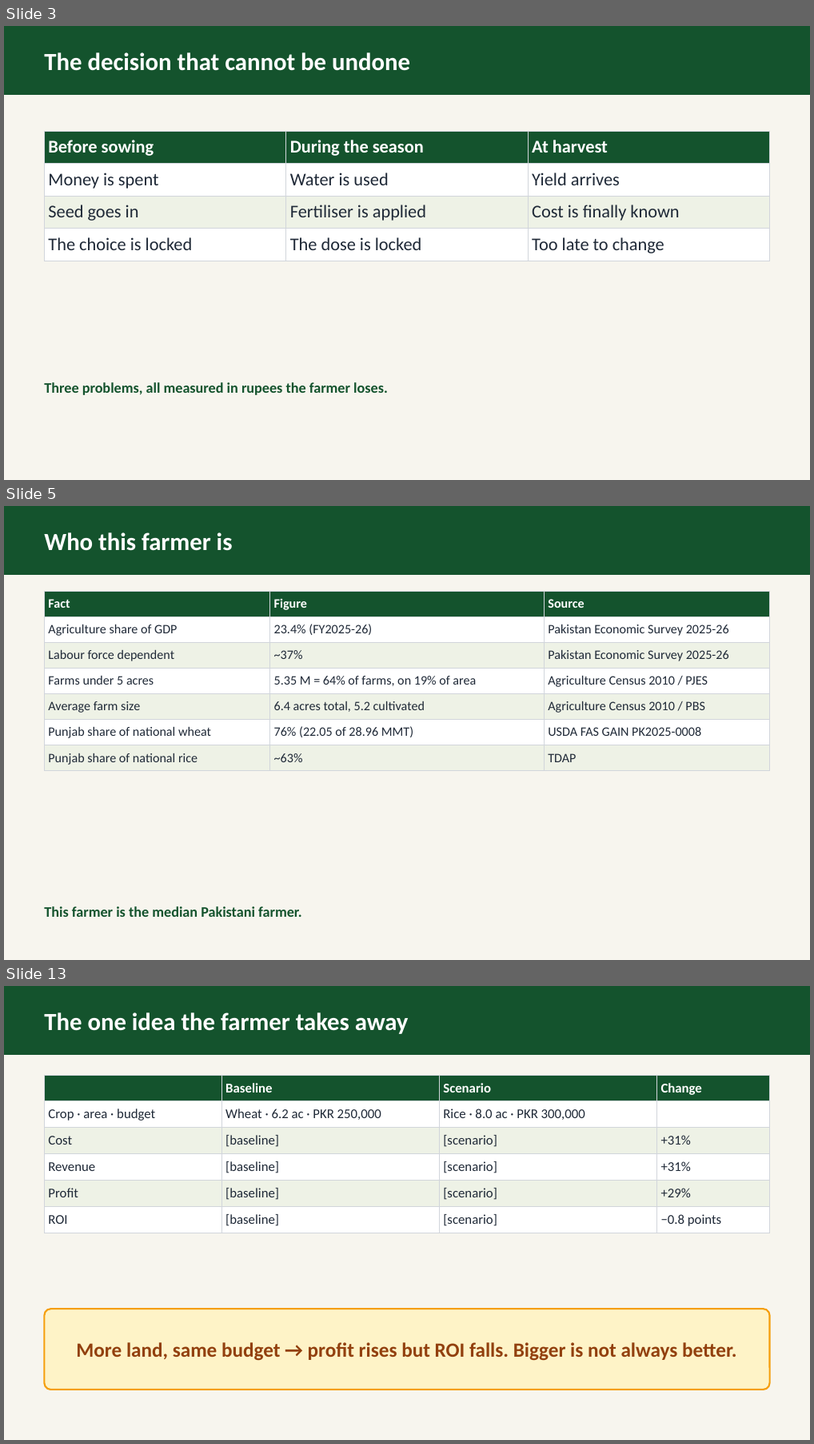
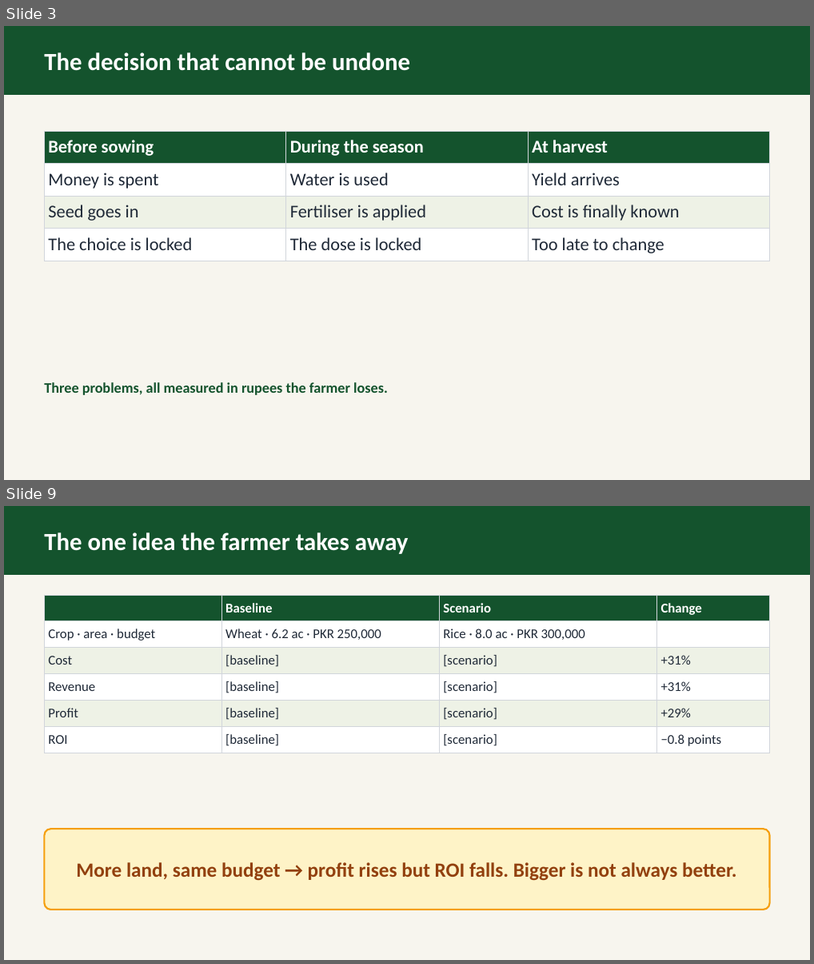
Before and after one commit to abdullahmunir139/my-fyp, a slide deck: deliverables/proposal/ppt/group_2_AgriPulse_Soil-Test_Driven_Farm_Planner.odp. Shown one above the other, each under a label of ours: slides 3, 5 and 13 before the commit, slides 3 and 9 after it; the slides between them are not shown. The pictures are 814x1444 and 814x964 pixels, drawn with LibreOffice and Linux fonts; fonts in the diff are those of the drawing. Boxes give left, top, right and bottom in pixels: in the first picture for what was removed or moved away, otherwise in the second. Text is boxed around its words. In the diff, an @@ line names an element or a change of style, - is before the commit and + after.

Commit message:
Add new AgriPulse Soil-Test Driven Farm Planner documents in PDF and ODP formats; update existing files

```diff
--- a/deliverables/proposal/ppt/group_2_AgriPulse_Soil-Test_Driven_Farm_Planner.odp
+++ b/deliverables/proposal/ppt/group_2_AgriPulse_Soil-Test_Driven_Farm_Planner.odp
@@ slide 5 removed at (4, 506, 810, 960), background #F7F5EE @@
@@ rectangle removed at (4, 506, 810, 575) @@
@@ text removed at (44, 532, 233, 551) @@
-Who this farmer is
@@ table removed at (44, 591, 770, 771), 7 rows, 3 columns @@
-Fact | Figure | Source
-Agriculture share of GDP | 23.4% (FY2025-26) | Pakistan Economic Survey 2025-26
-Labour force dependent | ~37% | Pakistan Economic Survey 2025-26
-Farms under 5 acres | 5.35 M = 64% of farms, on 19% of area | Agriculture Census 2010 / PJES
-Average farm size | 6.4 acres total, 5.2 cultivated | Agriculture Census 2010 / PBS
-Punjab share of national wheat | 76% (22.05 of 28.96 MMT) | USDA FAS GAIN PK2025-0008
-Punjab share of national rice | ~63% | TDAP
@@ text removed at (44, 906, 302, 916) @@
-This farmer is the median Pakistani farmer.
@@ what was slide 13 is now slide 9 @@
```
Also in this commit, not shown: 7 slides changed, 2 slides added, 6 other slides removed, 4 other files.
